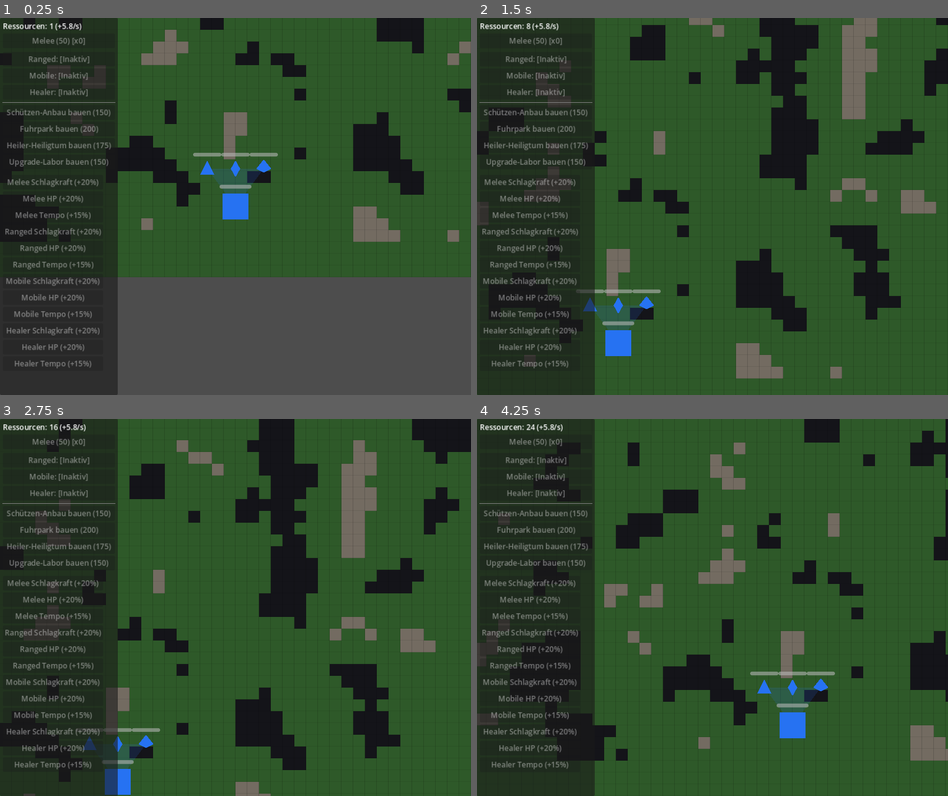
Above: before the commit, frames 1-4 (two rows, left to right).
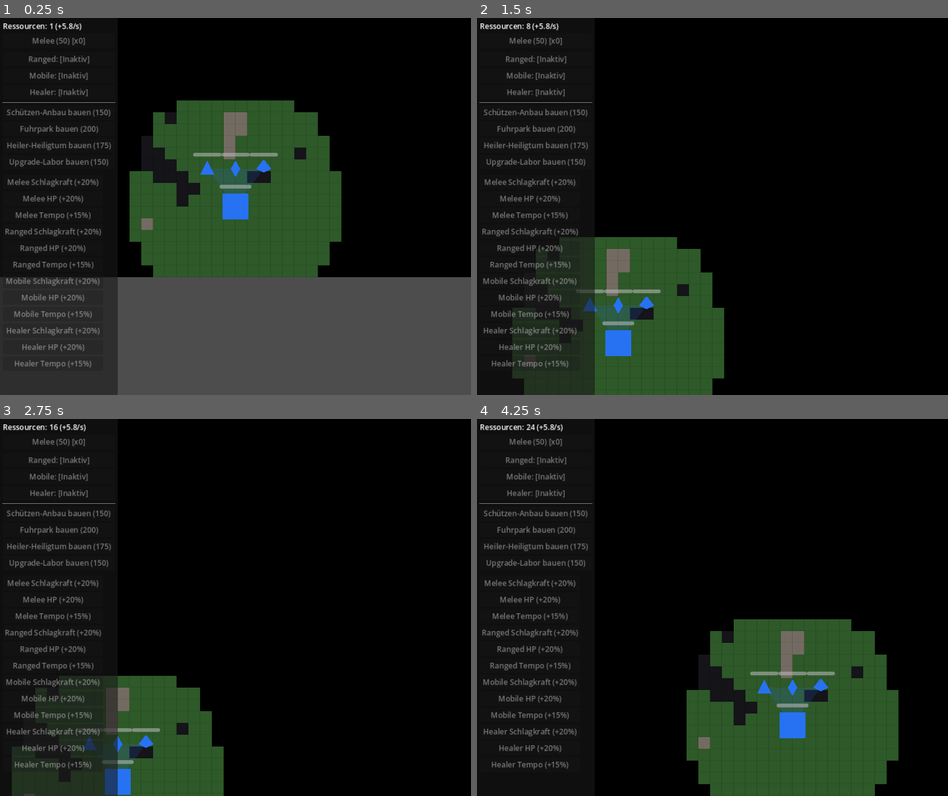
Above: after the commit, the same moments.

Repository: neuhier/airts
Game: Godot game, scene res://scenes/main/main.tscn
The game is run twice, just before and just after one commit, with the same random seed, the same clock (stepped at 60 frames per second) and the same inputs.
Inputs (mouse positions are in pixels of both pictures, inside the frame that each line leads up to):
- Up to frame 1 (0.25 s): no input
- Up to frame 2 (1.5 s): tap Enter at 0.5 s; move the mouse to (816, 187) at 0.52 s; hold Right (ui_right) 0.53-1.25 s; click (816, 187) at 0.67 s; tap Space at 1.25 s; drag from (618, 225) to (688, 281) at 1.27 s
- Up to frame 3 (2.75 s): move the mouse to (282, 524) at 2.02 s; hold Right (ui_right) from 2.03 s (still down)
- Up to frame 4 (4.25 s): release Right (ui_right) at 2.75 s; drag from (688, 682) to (571, 550) at 2.77 s; tap Enter at 3.5 s; move the mouse to (853, 664) at 3.52 s; hold Left (ui_left) from 3.53 s (still down)

The runs differ from the first frame. In frame 1, 44% of the frame differs, in the area x 0-100%, y 0-69%; in frame 2, 77%; in frame 3, 81%, in the area x 0-100%, y 0-100%; in frame 4, 72%.

Commit message:
Render explored fog of war
Co-authored-by: Codex <noreply@openai.com>

Diff:
--- a/scenes/main/main.tscn
+++ b/scenes/main/main.tscn
@@ -29,7 +29,8 @@
 [node name="TerritoryVisualizer" type="Node2D" parent="."]
 script = ExtResource("8")
 
-[node name="FogOfWarManager" type="Node" parent="."]
+[node name="FogOfWarManager" type="Node2D" parent="."]
+z_index = 10
 script = ExtResource("11")
 
 [node name="PlayerHQ" parent="." instance=ExtResource("6")]
--- a/scripts/main/fog_of_war_manager.gd
+++ b/scripts/main/fog_of_war_manager.gd
@@ -1,18 +1,31 @@
-extends Node
+extends Node2D
 class_name FogOfWarManager
-## Shared, team-specific line-of-sight model. Terrain remains permanently
-## visible; only opposing units and structures are hidden when outside the
-## player's current vision.
+## Shared, team-specific line-of-sight model. It remembers explored tiles for
+## both teams and renders the player team's current black/gray fog overlay.
 
 const GROUP_NAME := "fog_of_war_manager"
+const UNEXPLORED_COLOR := Color(0.0, 0.0, 0.0, 1.0)
+const EXPLORED_COLOR := Color(0.32, 0.32, 0.32, 0.72)
+
+var _explored_cells := {
+	Unit.Team.PLAYER: {},
+	Unit.Team.ENEMY: {},
+}
+var _visible_cells := {
+	Unit.Team.PLAYER: {},
+	Unit.Team.ENEMY: {},
+}
 
 
 func _ready() -> void:
 	add_to_group(GROUP_NAME)
+	queue_redraw()
 
 
 func _process(_delta: float) -> void:
+	_refresh_visibility()
 	_update_enemy_presentation()
+	queue_redraw()
 
 
 ## Returns whether at least one alive member of `team` can currently see this
@@ -26,7 +39,44 @@
 	return false
 
 
+func _refresh_visibility() -> void:
+	for team in [Unit.Team.PLAYER, Unit.Team.ENEMY]:
+		var visible: Dictionary = {}
+		var group_name := "team_player" if team == Unit.Team.PLAYER else "team_enemy"
+		for node in get_tree().get_nodes_in_group(group_name):
+			if node is Unit and node.is_alive():
+				_reveal_cells_in_radius(visible, node.global_position, node.vision_radius)
+		_visible_cells[team] = visible
+		var explored: Dictionary = _explored_cells[team]
+		for cell in visible:
+			explored[cell] = true
+
+
+func _reveal_cells_in_radius(visible: Dictionary, center: Vector2, radius: float) -> void:
+	var min_cell := MapManager.world_to_grid(center - Vector2(radius, radius))
+	var max_cell := MapManager.world_to_grid(center + Vector2(radius, radius))
+	for x in range(maxi(min_cell.x, 0), mini(max_cell.x, MapManager.MAP_WIDTH - 1) + 1):
+		for y in range(maxi(min_cell.y, 0), mini(max_cell.y, MapManager.MAP_HEIGHT - 1) + 1):
+			var cell := Vector2i(x, y)
+			var cell_center := (Vector2(cell) + Vector2(0.5, 0.5)) * MapManager.TILE_SIZE
+			if center.distance_to(cell_center) <= radius:
+				visible[cell] = true
+
+
 func _update_enemy_presentation() -> void:
 	for node in get_tree().get_nodes_in_group("team_enemy"):
 		if node is Unit:
 			node.visible = node.is_alive() and is_position_visible_to(Unit.Team.PLAYER, node.global_position)
+
+
+func _draw() -> void:
+	var player_visible: Dictionary = _visible_cells[Unit.Team.PLAYER]
+	var player_explored: Dictionary = _explored_cells[Unit.Team.PLAYER]
+	var tile_size := Vector2(MapManager.TILE_SIZE, MapManager.TILE_SIZE)
+	for x in range(MapManager.MAP_WIDTH):
+		for y in range(MapManager.MAP_HEIGHT):
+			var cell := Vector2i(x, y)
+			if player_visible.has(cell):
+				continue
+			var fog_color := EXPLORED_COLOR if player_explored.has(cell) else UNEXPLORED_COLOR
+			draw_rect(Rect2(Vector2(cell) * MapManager.TILE_SIZE, tile_size), fog_color, true)
Not shown, changed: spec.md
